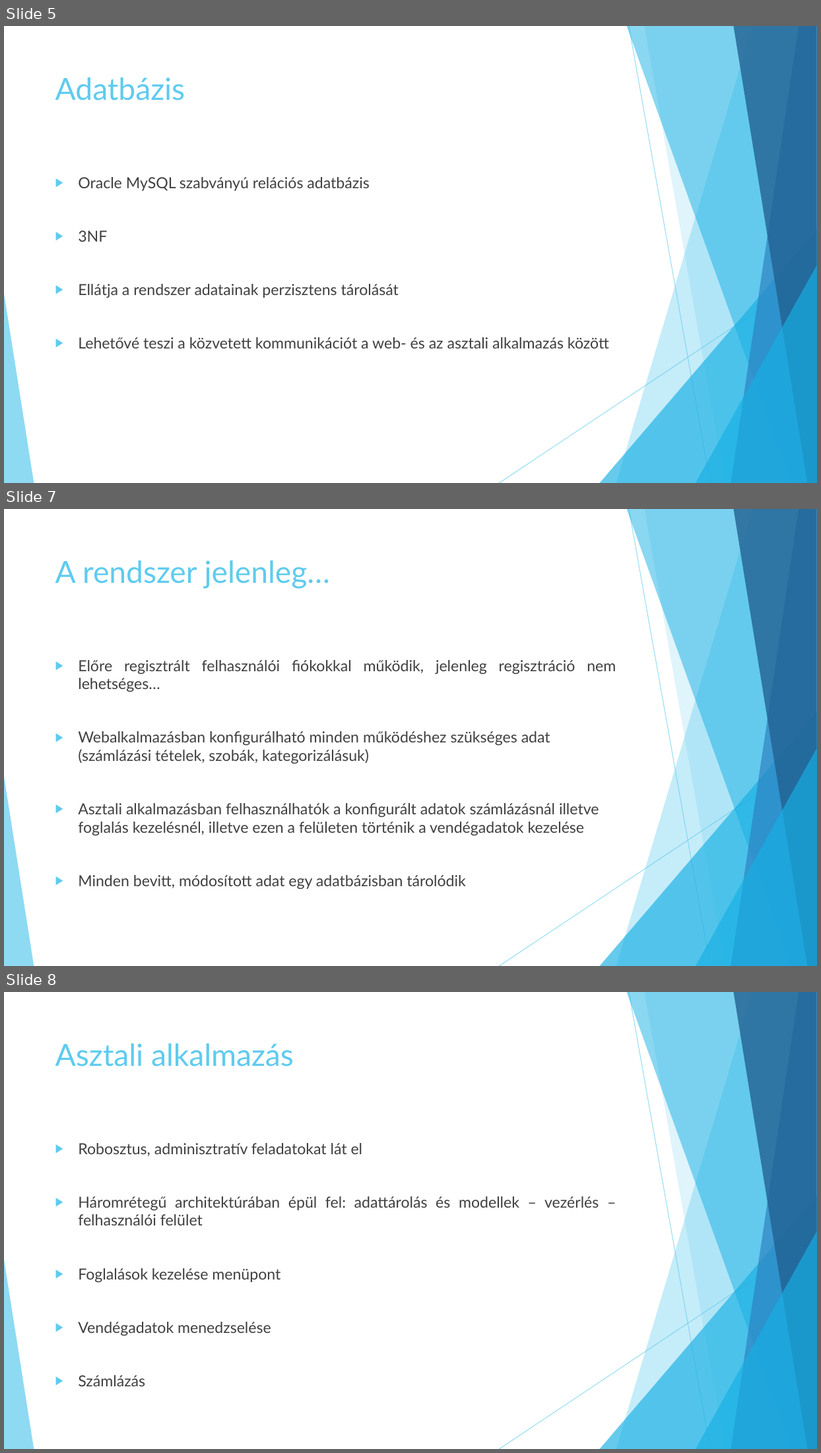
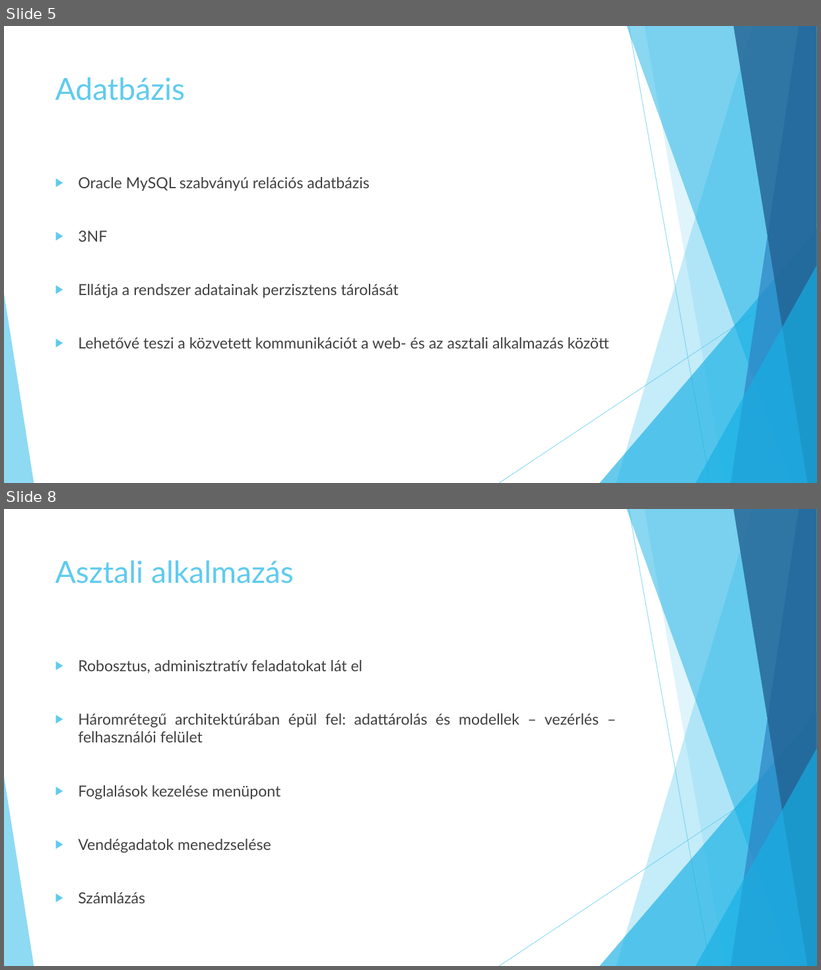
Before and after one commit to jbence1994/Virtual-Receptionist-projection, a slide deck: documentation/VR.pptx. Shown one above the other, each under a label of ours: slides 5, 7 and 8 before the commit, slides 5 and 8 after it; the slides between them are not shown. The pictures are 821x1453 and 821x970 pixels, drawn with LibreOffice and Linux fonts; fonts in the diff are those of the drawing. Boxes give left, top, right and bottom in pixels: in the first picture for what was removed or moved away, otherwise in the second. Text is boxed around its words. In the diff, an @@ line names an element or a change of style, - is before the commit and + after.

```diff
--- a/documentation/VR.pptx
+++ b/documentation/VR.pptx
@@ slide 7 removed at [4,509,817,966], background #FFFFFF; not listed: 10 template elements that a slide beside it also shows @@
@@ title removed at [55,560,331,589] @@
-A rendszer jelenleg…
@@ text removed at [78,660,616,889] @@
-▶ Előre regisztrált felhasználói fiókokkal működik, jelenleg regisztráció nem lehetséges…
-▶ Webalkalmazásban konfigurálható minden működéshez szükséges adat (számlázási tételek, szobák, kategorizálásuk)
-▶ Asztali alkalmazásban felhasználhatók a konfigurált adatok számlázásnál illetve foglalás kezelésnél, illetve ezen a felületen történik a vendégadatok kezelése
-▶ Minden bevitt, módosított adat egy adatbázisban tárolódik
```
Also in this commit, not shown: 3 slides changed, 1 slide added.
